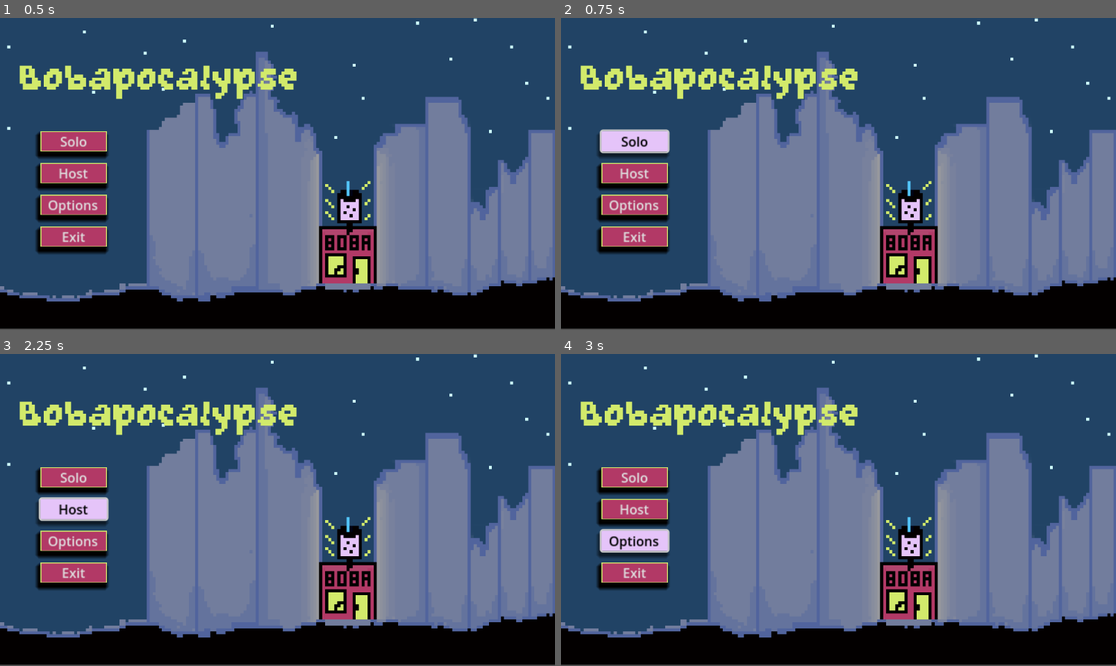
Above: before the commit, frames 1-4 (two rows, left to right).
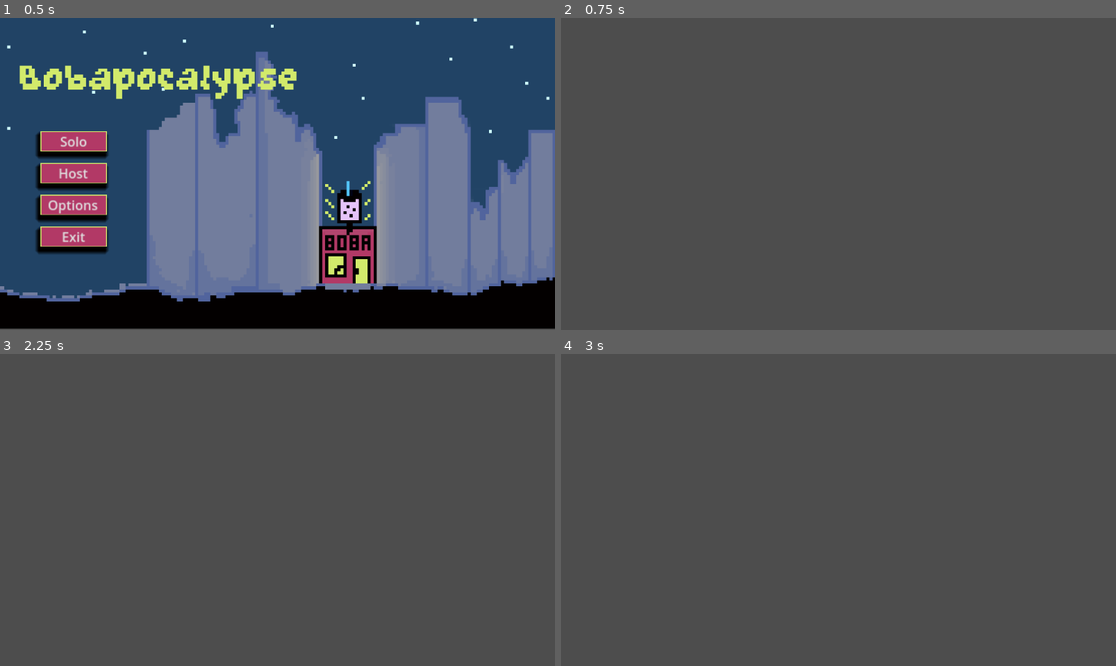
Above: after the commit, the same moments.

Repository: nsccs/bachelors-workshop-fall-2024
Game: Godot game, scene res://root_scene.tscn
Same seed, same stepped clock (60 frames per second), same inputs: the game is played once before the commit and once after it.
Inputs (mouse positions are in pixels of both pictures, inside the frame that each line leads up to):
- Up to frame 1 (0.5 s): no input
- Up to frame 2 (0.75 s): click "Solo" at 0.5 s
- Up to frame 3 (2.25 s): click (72, 478) at 1.25 s, where only the run before the commit has a clickable "Solo"; click (72, 510) at 2 s, where only the run before the commit has a clickable "Host"
- Up to frame 4 (3 s): click (633, 541) at 2.75 s, where only the run before the commit has a clickable "Options"

Frame 1 is identical in both runs. In frame 2, 99% of the frame differs, in the area x 0-100%, y 0-100%; in frame 3, 99%; in frame 4, 99%.

Commit message:
Added freecam to assist with development

Diff:
--- a/bachelors-workshop-game/scenes/game_world.tscn
+++ b/bachelors-workshop-game/scenes/game_world.tscn
@@ -1,8 +1,9 @@
-[gd_scene load_steps=6 format=3 uid="uid://bac0p0x2xlt5x"]
+[gd_scene load_steps=7 format=3 uid="uid://bac0p0x2xlt5x"]
 
 [ext_resource type="Script" path="res://scripts/game_world.gd" id="1_ip83h"]
 [ext_resource type="PackedScene" uid="uid://b8hm81ltqhm3s" path="res://scenes/tile.tscn" id="2_dpbf5"]
 [ext_resource type="PackedScene" uid="uid://bmuhy3tsw8a6b" path="res://scenes/building.tscn" id="3_s0kiq"]
+[ext_resource type="Script" path="res://scripts/free_cam.gd" id="4_j4yx2"]
 
 [sub_resource type="FastNoiseLite" id="FastNoiseLite_xhu82"]
 
@@ -16,3 +17,10 @@
 
 [node name="WorldEnvironment" type="WorldEnvironment" parent="."]
 environment = SubResource("Environment_23l4m")
+
+[node name="Camera3D" type="Camera3D" parent="."]
+transform = Transform3D(1, 0, 0, 0, 1, 0, 0, 0, 1, 0, 0, 4.16883)
+script = ExtResource("4_j4yx2")
+
+[node name="DirectionalLight3D" type="DirectionalLight3D" parent="."]
+transform = Transform3D(1, 0, 0, 0, 0.773486, 0.633813, 0, -0.633813, 0.773486, 0, 2.95851, 2.97254)
--- /dev/null
+++ b/bachelors-workshop-game/scripts/free_cam.gd
@@ -0,0 +1,45 @@
+extends Camera3D
+
+var sensitivity = 0.003
+var speed = 10
+
+var view: Viewport = null
+
+# Called when the node enters the scene tree for the first time.
+func _ready() -> void:
+	view = get_viewport() # Replace with function body.
+	lastMousePos = view.get_mouse_position()
+
+
+var lastMousePos = null
+var currentMousePos = null
+
+# Called every frame. 'delta' is the elapsed time since the previous frame.
+func _process(delta: float) -> void:
+	currentMousePos = view.get_mouse_position()
+
+	speed = 5
+	if Input.is_action_pressed("sprint"):
+		speed = 15
+
+	if Input.is_mouse_button_pressed(MOUSE_BUTTON_RIGHT):
+		rotation.y += ((currentMousePos.x - lastMousePos.x)*-sensitivity)
+		rotation.x +=((currentMousePos.y - lastMousePos.y)*-sensitivity)
+
+		if Input.is_action_pressed("move_forward"):
+			position -= transform.basis.orthonormalized().z * delta * speed
+		elif Input.is_action_pressed("move_backward"):
+			position += transform.basis.orthonormalized().z * delta * speed
+
+		if Input.is_action_pressed("move_right"):
+			position += transform.basis.orthonormalized().x * delta * speed
+		if Input.is_action_pressed("move_left"):
+			position -= transform.basis.orthonormalized().x * delta * speed
+
+		if Input.is_action_pressed("jump"):
+			position += transform.basis.orthonormalized().y * delta * speed
+		elif Input.is_key_pressed(KEY_CTRL):
+			position -= transform.basis.orthonormalized().y * delta * speed
+
+
+	lastMousePos = currentMousePos
--- a/bachelors-workshop-game/scripts/main_menu.gd
+++ b/bachelors-workshop-game/scripts/main_menu.gd
@@ -12,7 +12,7 @@
 
 
 func _on_solo_pressed() -> void:
-	#get_tree().change_scene_to_file("res://game_world.tscn")
+	get_tree().change_scene_to_file("res://scenes/game_world.tscn")
 	pass
 
 
